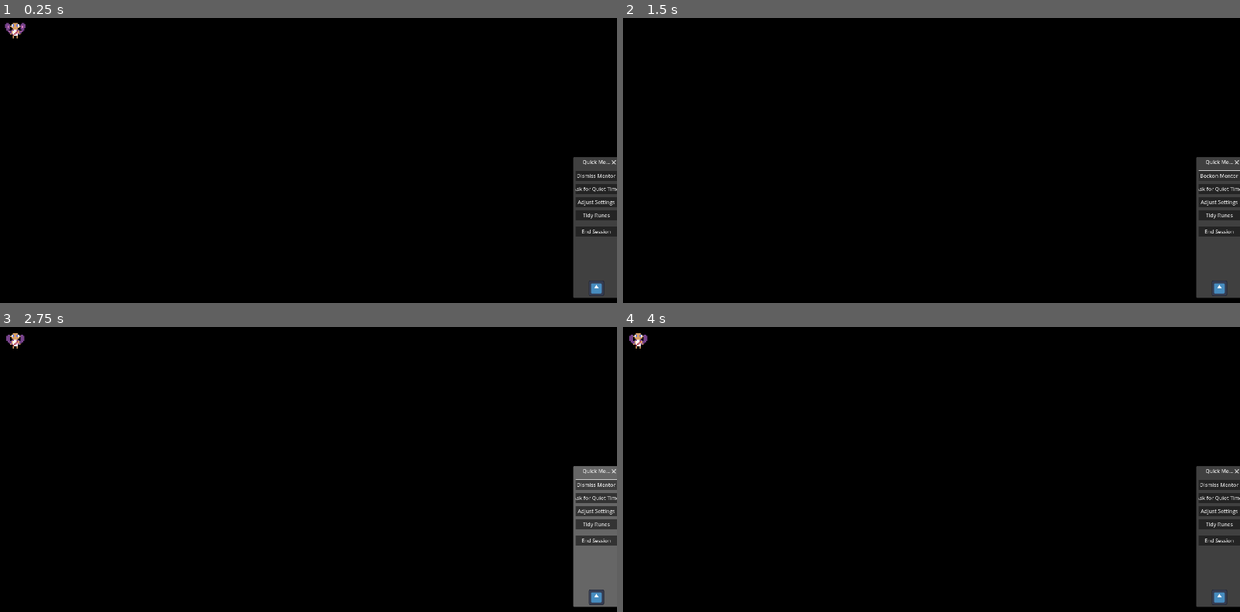
Above: before the commit, frames 1-4 (two rows, left to right).
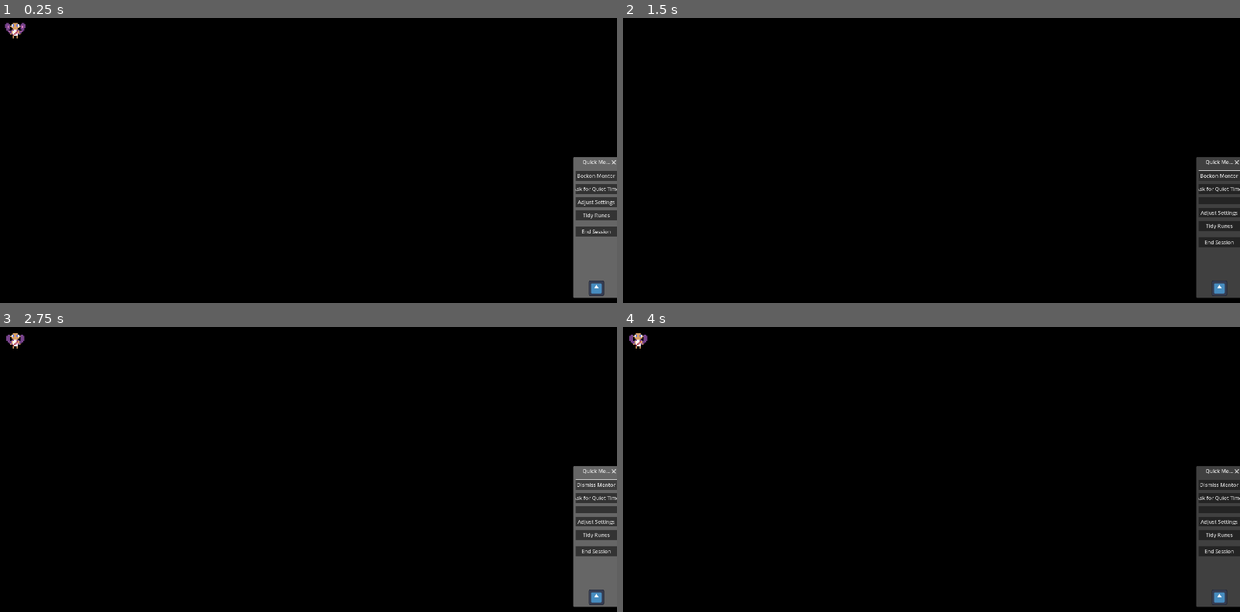
Above: after the commit, the same moments.

Repository: Cilka/Mshauri
Game: Godot game, scene res://src/Main.tscn
The game is run twice, just before and just after one commit, with the same random seed, the same clock (stepped at 60 frames per second) and the same inputs. The engine's default icon, where the game draws it, is replaced by a stand-in: a white triangle on a blue panel in a dark square.
Inputs (mouse positions are in pixels of both pictures, inside the frame that each line leads up to):
- Up to frame 1 (0.25 s): no input
- Up to frame 2 (1.5 s): click "Ask for Quiet Time" at 0.5 s; click "Dismiss Mentor" (after the commit: "Beckon Mentor") at 1.25 s
- Up to frame 3 (2.75 s): click "Beckon Mentor" at 2 s
- Up to frame 4 (4 s): click "Tidy Runes" at 2.75 s; click (1221, 597) at 3.5 s

The runs differ from the first frame. In frame 1, 2.2% of the frame differs, in the area x 92-100%, y 48-99%; in frame 2, 0.8%; in frame 3, 0.8%; in frame 4, 0.8%.

Commit message:
added quiet time

Diff:
--- a/project.godot
+++ b/project.godot
@@ -42,6 +42,7 @@
 [global_group]
 
 Mentor=""
+QuickMenuWindow="Static Quick menu for all systems"
 
 [input]
 
--- a/src/Friend.tscn
+++ b/src/Friend.tscn
@@ -118,3 +118,4 @@
 [connection signal="mouse_exited" from="MouseDetector" to="MouseDetector" method="_on_mouse_exited"]
 [connection signal="timeout" from="MoveTimer" to="." method="_on_timer_timeout"]
 [connection signal="timeout" from="TalkTimer" to="." method="_on_talk_timer_timeout"]
+[connection signal="timeout" from="QuietTimer" to="." method="_on_quiet_timer_timeout"]
--- a/src/System.gd
+++ b/src/System.gd
@@ -20,6 +20,7 @@
 var config = ConfigFile.new()
 const SETTINGS_FILE_PATH = "user://settings.ini"
 func _ready():
+	var err : Error
 	if !FileAccess.file_exists(SETTINGS_FILE_PATH):
 		WaitToCloseDialogInterval = 8
 		WaitToTalkInterval = 300
@@ -29,7 +30,11 @@
 		config.set_value("Mentor","QuietTimeInterval",QuietTimeInterval)
 		config.save(SETTINGS_FILE_PATH)
 	else:
-		config.load(SETTINGS_FILE_PATH)
+		err = config.load(SETTINGS_FILE_PATH)
+	if err:
+		print_debug(err)
+		return
+	load_mentor_settings()
 func save(location: String, data: Dictionary ):
 	var f  = FileAccess.open(location, FileAccess.WRITE)
 	f.store(data)
@@ -40,6 +45,7 @@
 	config.set_value("Mentor","QuietTimeInterval",QuietTimeInterval)
 	config.save(SETTINGS_FILE_PATH)
 
-func set_quiet_time(new_value):
-	QuietTimeInterval = new_value
-	QuietTimeIntervalChanged.emit(new_value)
+func load_mentor_settings():
+	WaitToCloseDialogInterval = config.get_value("Mentor","WaitToCloseDialogInterval")
+	WaitToTalkInterval = config.get_value("Mentor","WaitToTalkInterval")
+	QuietTimeInterval = config.get_value("Mentor","QuietTimeInterval")
--- a/src/Windows/QuickMenu.tscn
+++ b/src/Windows/QuickMenu.tscn
@@ -3,7 +3,7 @@
 [ext_resource type="Script" uid="uid://ctwcnthhp6g1h" path="res://src/Windows/quick_menu.gd" id="1_dd8xy"]
 [ext_resource type="Texture2D" uid="uid://dnw80yor1nlu0" path="res://icon.svg" id="2_ryguw"]
 
-[node name="Menu" type="CanvasLayer"]
+[node name="Menu" type="CanvasLayer" groups=["QuickMenuWindow"]]
 script = ExtResource("1_dd8xy")
 
 [node name="VBoxContainer" type="VBoxContainer" parent="."]
@@ -37,6 +37,13 @@
 [node name="Quiet" type="Button" parent="VBoxContainer/OptionsContainer/Options"]
 layout_mode = 2
 text = "Ask for Quiet Time"
+
+[node name="PanelContainer" type="PanelContainer" parent="VBoxContainer/OptionsContainer/Options"]
+visible = false
+layout_mode = 2
+
+[node name="Quiet Timer" type="Label" parent="VBoxContainer/OptionsContainer/Options/PanelContainer"]
+layout_mode = 2
 
 [node name="CommandList" type="Button" parent="VBoxContainer/OptionsContainer/Options"]
 visible = false
@@ -74,6 +81,7 @@
 stretch_mode = 4
 
 [connection signal="pressed" from="VBoxContainer/OptionsContainer/Options/ToggleMentor" to="." method="_on_toggle_mentor_pressed"]
+[connection signal="pressed" from="VBoxContainer/OptionsContainer/Options/Quiet" to="." method="_on_quiet_pressed"]
 [connection signal="pressed" from="VBoxContainer/OptionsContainer/Options/Journal" to="." method="_on_journal_pressed"]
 [connection signal="pressed" from="VBoxContainer/OptionsContainer/Options/Settings" to="." method="_on_settings_pressed"]
 [connection signal="pressed" from="VBoxContainer/OptionsContainer/Options/CloseMenu" to="." method="_on_close_menu_pressed"]
--- a/src/Windows/Settings.tscn
+++ b/src/Windows/Settings.tscn
@@ -69,6 +69,7 @@
 text = "Quite Time Interval (in minutes)            "
 
 [node name="QuietTime" type="HSlider" parent="TabContainer/Mentor/MarginContainer/VBoxContainer/QuietTimeInterval"]
+custom_minimum_size = Vector2(100, 20)
 layout_mode = 2
 tooltip_text = "If you don't want your mentor to talk at all, set it to 0."
 max_value = 1440.0
--- a/src/Windows/SettingsWindow.gd
+++ b/src/Windows/SettingsWindow.gd
@@ -6,28 +6,30 @@
 @onready var talk_interval_display= $TabContainer/Mentor/MarginContainer/VBoxContainer/TalkIntervalContainer/TalkIntervalValueLabel
 @onready var dialog_close_display= $TabContainer/Mentor/MarginContainer/VBoxContainer/DialogCloseContainer/DialogCloseValueLabel
 @onready var quiet_time_display= $TabContainer/Mentor/MarginContainer/VBoxContainer/QuietTimeInterval/QuietTimeValueLabel
-
 func _ready() -> void:
+	Weaver.focused_window_open.emit()
 	talk_interval.value_changed.connect(_on_talk_value_changed)
 	dialog_close_interval.value_changed.connect(_on_dialog_close_value_changed)
 	quite_time_interval.value_changed.connect(_on_quite_time_value_changed)
 	talk_interval.value = System.WaitToTalkInterval
 	dialog_close_interval.value = System.WaitToCloseDialogInterval
-	quite_time_interval.value = System.QuietTimeInterval
+	quite_time_interval.value = System.QuietTimeInterval/60
+	talk_interval.changed.emit()
 	get_node("TabContainer/Mentor/MarginContainer/Apply").pressed.connect(_on_apply)
 	get_node("TabContainer/Mentor/MarginContainer/Exit").pressed.connect(_on_exit)
 
 func _on_apply():
 	System.WaitToCloseDialogInterval = dialog_close_interval.value
 	System.WaitToTalkInterval = talk_interval.value
-	System.QuietTimeInterval = quite_time_interval.value
+	System.QuietTimeInterval = quite_time_interval.value * 60
 	System.save_settings()
 	_on_exit()
 func _on_exit():
-	get_window().close_requested.emit()
+	Weaver.focused_window_closed.emit()
+	Weaver.seal(get_window().title)
 func _on_talk_value_changed(val):
 	talk_interval_display.text = str(val) + " seconds"
 func _on_dialog_close_value_changed(val):
 	dialog_close_display.text = str(val) + " seconds"
 func _on_quite_time_value_changed(val):
-	quite_time_interval.text = str(val) + " minutes"
+	quiet_time_display.text = str(val) + " minutes"
--- a/src/Windows/quick_menu.gd
+++ b/src/Windows/quick_menu.gd
@@ -3,9 +3,15 @@
 @onready var button : TextureButton = get_node("VBoxContainer/MenuActivator")
 @onready var options : MarginContainer = get_node("VBoxContainer/OptionsContainer")
 @onready var mentor_toggle : Button = get_node("VBoxContainer/OptionsContainer/Options/ToggleMentor")
+@onready var quiet_buton : Button = get_node("VBoxContainer/OptionsContainer/Options/Quiet")
+@onready var quiet_timer_label: Label = get_node("VBoxContainer/OptionsContainer/Options/PanelContainer/Quiet Timer")
 @export var expanded_size : Vector2 = Vector2i(128, 600)
 var can_drag : bool = false
 var drag : bool = false
+var is_in_quiet_time : bool = false
+var current_time: float = 0
+var quiet_button_text = "Ask for Quiet Time"
+signal quiet_time_set(is_on)
 func _ready() -> void:
 	button.pressed.connect(_handle_mouse_input)
 	if Weaver._windows.has("Your Mentor"):
@@ -26,7 +32,15 @@
 		var mouse_pos =  DisplayServer.mouse_get_position()
 		var window_pos = mouse_pos - Vector2i(drag_offset.x, drag_offset.y)
 		DisplayServer.window_set_position(window_pos, get_window().get_window_id())
-		#get_window().position =
+	if current_time <= 0 && !quiet_buton.text.contains(quiet_button_text):
+		quiet_buton.text = quiet_button_text
+		quiet_timer_label.get_parent().visible =  false
+	elif current_time > 0:
+		if !quiet_buton.text.contains("Focusing..."):
+			quiet_buton.text = "Focusing..."
+		current_time -= delta
+		_on_quite_time_update()
+
 func _on_activation():
 	options.visible = !options.visible
 func _on_held():
@@ -56,7 +70,6 @@
 	if Weaver._windows.has("Journal"):
 		return
 	Weaver.OpenJournal()
-
 func _handle_mouse_input():
 	if options.visible:
 		can_drag = true
@@ -64,9 +77,26 @@
 		_on_activation()
 		can_drag = false
 		drag = false
-
-
 func _on_settings_pressed() -> void:
 	if Weaver._windows.has("Settings"):
 		return
 	Weaver.OpenSettings()
+func _on_quiet_pressed() -> void:
+	is_in_quiet_time = !is_in_quiet_time
+	quiet_time_set.emit(is_in_quiet_time)
+	quiet_timer_label.get_parent().visible = is_in_quiet_time
+	if is_in_quiet_time:
+		current_time = System.QuietTimeInterval
+	else:
+		current_time = 0
+		quiet_buton.text = quiet_button_text
+func _on_quite_time_update():
+	quiet_timer_label.text = _convert_time()
+
+func _convert_time() -> String:
+	var time : String = ""
+	if current_time/3600 >= 1:
+		time = str((current_time/3600) as int)+ ":" + str((fmod(current_time,3600)/60) as int) + ":" + str(fmod(fmod(current_time,3600),60) as int)
+	else:
+		time  = str((current_time/60) as int) + ":" + str(fmod(current_time,60))
+	return time
--- a/src/friend.gd
+++ b/src/friend.gd
@@ -17,6 +17,10 @@
 @onready var quiet_timer = $QuietTimer
 var current_tween : Tween
 var chat_window : Window
+var is_user_in_menu: bool = false
+var quiet_timer_timed_out : bool = false
+
+signal QuiteTimerChanged(time)
 func _ready():
 	#print_debug(Conch.read_app_usage())
 	Weaver.focused_window_open.connect(_on_focused_window_open)
@@ -27,8 +31,8 @@
 		quiet_timer.wait_time =System.QuietTimeInterval
 	System.QuietTimeIntervalChanged.connect(_on_quite_time_changed)
 	System.WaitToTalkIntervalChanged.connect(_on_talk_time_changed)
-
-
+	get_tree().get_first_node_in_group("QuickMenuWindow")\
+	.quiet_time_set.connect(_on_quiet_time_set)
 func _process(delta: float) -> void:
 	#
 	get_window().position = position
@@ -119,7 +123,7 @@
 	movement_timer.start()
 	print_debug("Mouse gone...")
 func _should_move() -> bool:
-	return !is_hovered && !is_held && !is_talking && !do_not_disturb
+	return !is_hovered && !is_held && !is_talking
 func _on_chat_close() -> void:
 	is_talking =  false
 	talk_timer.start()
@@ -135,13 +139,19 @@
 	movement_timer.start()
 
 func _on_focused_window_open():
+	is_user_in_menu = true
 	do_not_disturb = true
 	talk_timer.stop()
 	movement_timer.stop()
+
 func _on_focused_window_closed():
+	is_user_in_menu = false
 	do_not_disturb = false
 	talk_timer.start()
 	movement_timer.start()
+	#TODO: Ask the user for more time
+	if quiet_timer_timed_out:
+		quiet_timer_timed_out = false
 
 func _on_quite_time_changed(val):
 	if val  < 1:
@@ -151,3 +161,20 @@
 
 func _on_talk_time_changed(val):
 	talk_timer.wait_time = val
+
+
+func _on_quiet_timer_timeout() -> void:
+	if is_user_in_menu:
+		quiet_timer_timed_out = true
+		return
+	do_not_disturb = false
+	talk_timer.start()
+	movement_timer.start()
+func _on_quiet_time_set(is_on):
+	do_not_disturb = is_on
+	if do_not_disturb:
+		quiet_timer.start()
+		talk_timer.stop()
+	else:
+		quiet_timer.stop()
+		talk_timer.start()
--- a/src/main.gd
+++ b/src/main.gd
@@ -22,6 +22,11 @@
 
 	# Can also break on some systems
 	ProjectSettings.set_setting("display/window/per_pixel_transparency/allowed", true)
+	var screen = DisplayServer.screen_get_usable_rect(get_window().current_screen).size
+	if OS.get_name() == "Linux":
+		#TODO:need to get menu position dynamicly. Too Tired to do this proper
+		var menu_size = Vector2i(128,600)
+		Weaver.OpenQuickMenu(Vector2i(screen.x - menu_size.x, screen.y-600))
 	mentor_window = Weaver.SummonMentor()
 	#System tray is not supported in 4.4.1 for Linux Systems
 
@@ -38,17 +43,14 @@
 	_mainWindow.mouse_passthrough = true
 	_mainWindow.set_canvas_cull_mask_bit(player_visibility_layer, false)
 	_mainWindow.set_canvas_cull_mask_bit(world_visibility_layer, true)
-	var screen = DisplayServer.screen_get_usable_rect(get_window().current_screen).size
+
 	profile_in_progress.connect(_setup_profile)
 	if !has_profile:
 		profile_in_progress.emit()
 	if !dialog_window_set:
 		dialog_window.position = Vector2i(screen.x/2 - dialog_window.size.x/2, screen.y-dialog_window.size.y)
 	dialog_window.exclusive = false
-	if OS.get_name() == "Linux":
-		#TODO:need to get menu position dynamicly. Too Tired to do this proper
-		var menu_size = Vector2i(128,600)
-		Weaver.OpenQuickMenu(Vector2i(screen.x - menu_size.x, screen.y-600))
+
 func _process(delta: float) -> void:
 	cam.position = get_window().position
 	_mainWindow.position= get_window_pos_from_camera()
